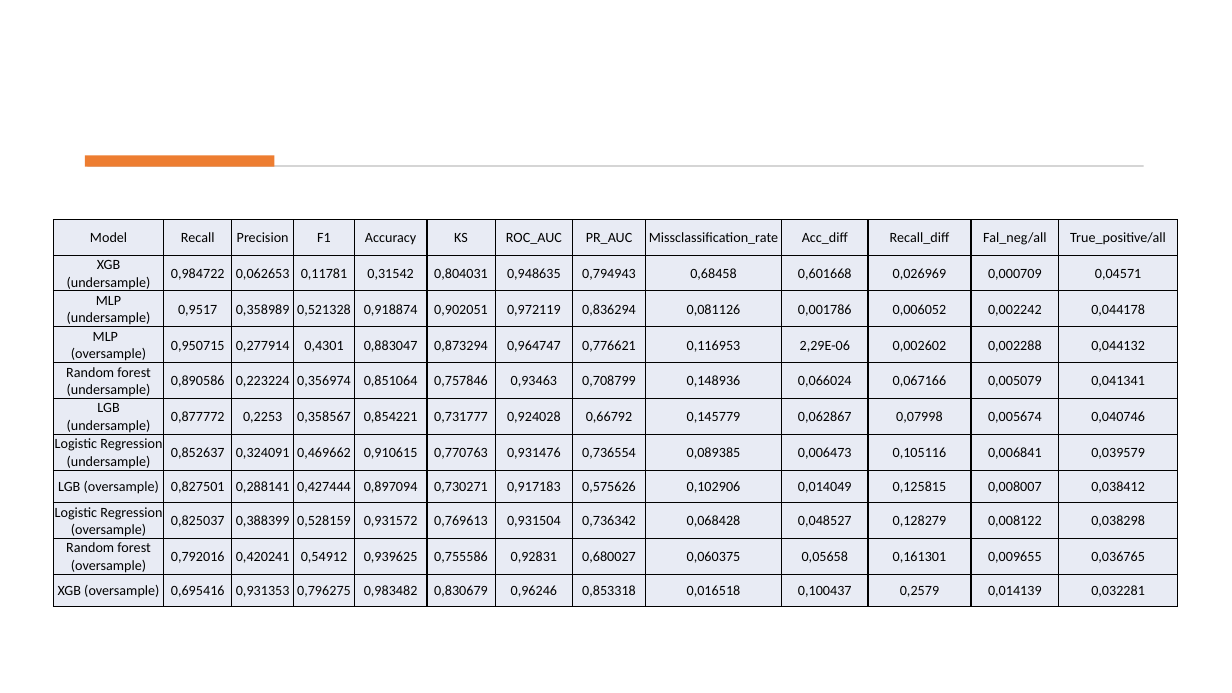
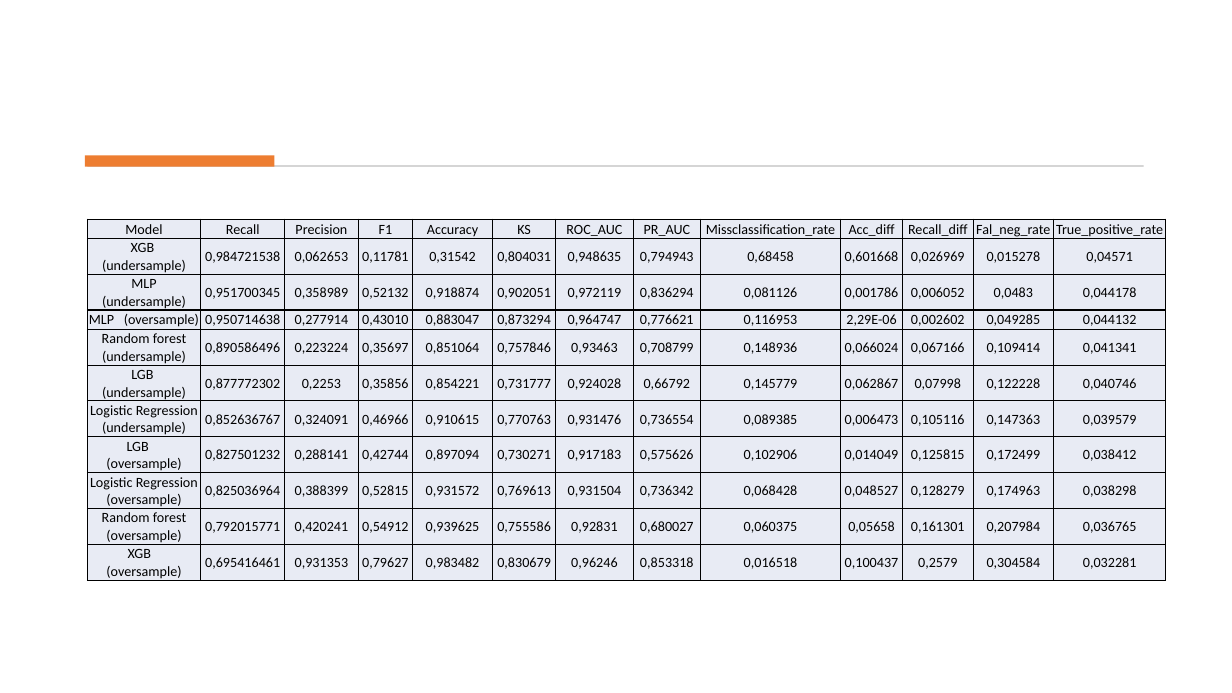
Before and after one commit to JakubKozlowski1/data_mining, a slide deck: slide 14 of data_mining_prezentacja.pptx. Drawn at 1232x693 pixels with LibreOffice and Linux fonts; fonts in the diff are those of the drawing. Boxes give left, top, right and bottom in pixels: in the first picture for what was removed or moved away, otherwise in the second. Text is boxed around its words. In the diff, an @@ line names an element or a change of style, - is before the commit and + after.

Commit message:
changes to evaluation metrics fal_neg_rate and tru_pos_rate

```diff
--- a/data_mining_prezentacja.pptx
+++ b/data_mining_prezentacja.pptx
@@ table at box(88, 219, 1165, 583) @@
-row 1, column 12: Fal_neg/all
+row 1, column 12: Fal_neg_rate
-row 1, column 13: True_positive/all
+row 1, column 13: True_positive_rate
-row 2, column 2: 0,984722
+row 2, column 2: 0,984721538
-row 2, column 12: 0,000709
+row 2, column 12: 0,015278
-row 3: MLP (undersample) | 0,9517 | 0,358989 | 0,521328 | 0,918874 | 0,902051 | 0,972119 | 0,836294 | 0,081126 | 0,001786 | 0,006052 | 0,002242 | 0,044178
+row 3: MLP (undersample) | 0,951700345 | 0,358989 | 0,52132 | 0,918874 | 0,902051 | 0,972119 | 0,836294 | 0,081126 | 0,001786 | 0,006052 | 0,0483 | 0,044178
-row 4: MLP (oversample) | 0,950715 | 0,277914 | 0,4301 | 0,883047 | 0,873294 | 0,964747 | 0,776621 | 0,116953 | 2,29E-06 | 0,002602 | 0,002288 | 0,044132
+row 4: MLP (oversample) | 0,950714638 | 0,277914 | 0,43010 | 0,883047 | 0,873294 | 0,964747 | 0,776621 | 0,116953 | 2,29E-06 | 0,002602 | 0,049285 | 0,044132
-row 5: Random forest (undersample) | 0,890586 | 0,223224 | 0,356974 | 0,851064 | 0,757846 | 0,93463 | 0,708799 | 0,148936 | 0,066024 | 0,067166 | 0,005079 | 0,041341
+row 5: Random forest (undersample) | 0,890586496 | 0,223224 | 0,35697 | 0,851064 | 0,757846 | 0,93463 | 0,708799 | 0,148936 | 0,066024 | 0,067166 | 0,109414 | 0,041341
-row 6: LGB (undersample) | 0,877772 | 0,2253 | 0,358567 | 0,854221 | 0,731777 | 0,924028 | 0,66792 | 0,145779 | 0,062867 | 0,07998 | 0,005674 | 0,040746
+row 6: LGB (undersample) | 0,877772302 | 0,2253 | 0,35856 | 0,854221 | 0,731777 | 0,924028 | 0,66792 | 0,145779 | 0,062867 | 0,07998 | 0,122228 | 0,040746
-row 7: Logistic Regression (undersample) | 0,852637 | 0,324091 | 0,469662 | 0,910615 | 0,770763 | 0,931476 | 0,736554 | 0,089385 | 0,006473 | 0,105116 | 0,006841 | 0,039579
+row 7: Logistic Regression (undersample) | 0,852636767 | 0,324091 | 0,46966 | 0,910615 | 0,770763 | 0,931476 | 0,736554 | 0,089385 | 0,006473 | 0,105116 | 0,147363 | 0,039579
-row 8: LGB (oversample) | 0,827501 | 0,288141 | 0,427444 | 0,897094 | 0,730271 | 0,917183 | 0,575626 | 0,102906 | 0,014049 | 0,125815 | 0,008007 | 0,038412
+row 8: LGB (oversample) | 0,827501232 | 0,288141 | 0,42744 | 0,897094 | 0,730271 | 0,917183 | 0,575626 | 0,102906 | 0,014049 | 0,125815 | 0,172499 | 0,038412
-row 9: Logistic Regression (oversample) | 0,825037 | 0,388399 | 0,528159 | 0,931572 | 0,769613 | 0,931504 | 0,736342 | 0,068428 | 0,048527 | 0,128279 | 0,008122 | 0,038298
+row 9: Logistic Regression (oversample) | 0,825036964 | 0,388399 | 0,52815 | 0,931572 | 0,769613 | 0,931504 | 0,736342 | 0,068428 | 0,048527 | 0,128279 | 0,174963 | 0,038298
-row 10, column 2: 0,792016
+row 10, column 2: 0,792015771
-row 10, column 12: 0,009655
+row 10, column 12: 0,207984
-row 11: XGB (oversample) | 0,695416 | 0,931353 | 0,796275 | 0,983482 | 0,830679 | 0,96246 | 0,853318 | 0,016518 | 0,100437 | 0,2579 | 0,014139 | 0,032281
+row 11: XGB (oversample) | 0,695416461 | 0,931353 | 0,79627 | 0,983482 | 0,830679 | 0,96246 | 0,853318 | 0,016518 | 0,100437 | 0,2579 | 0,304584 | 0,032281
@@ table: place and size @@
-table at box(54, 220, 1178, 602)
+table at box(88, 219, 1165, 583)
```
Also in this commit, not shown: 1 other slide changed, 5 slides added, 2 slides removed, 3 other files.
